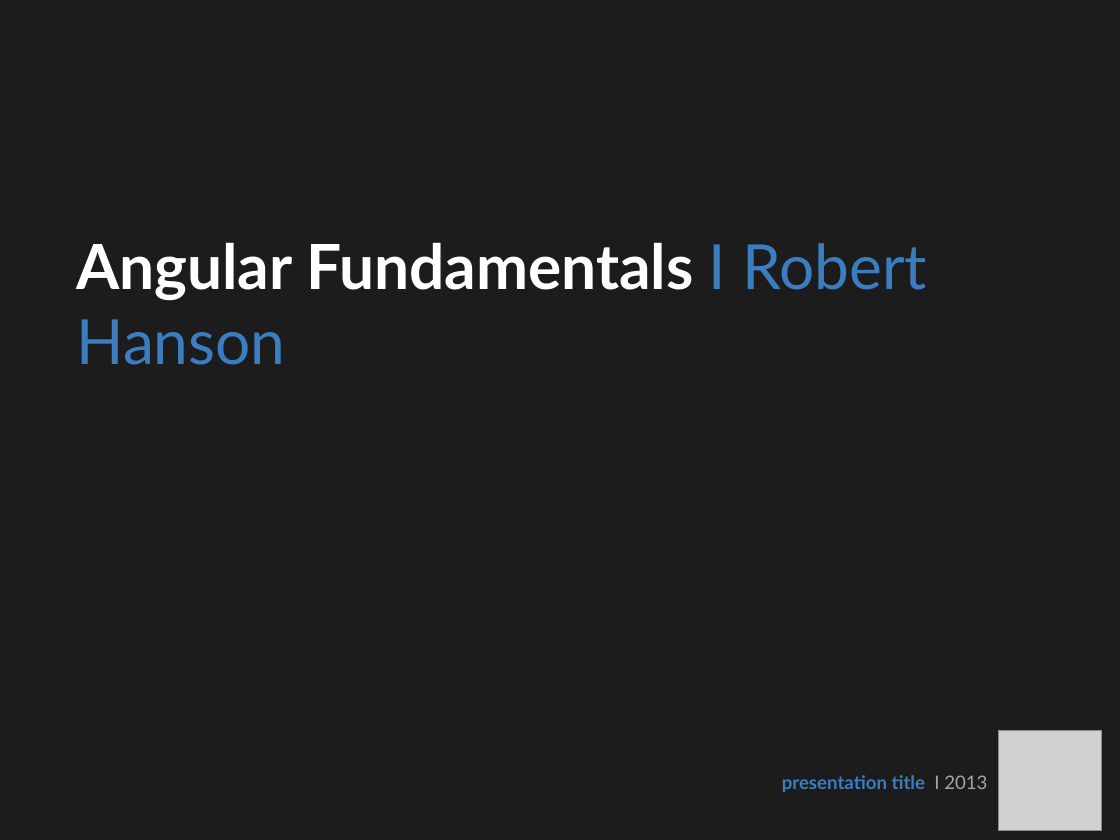
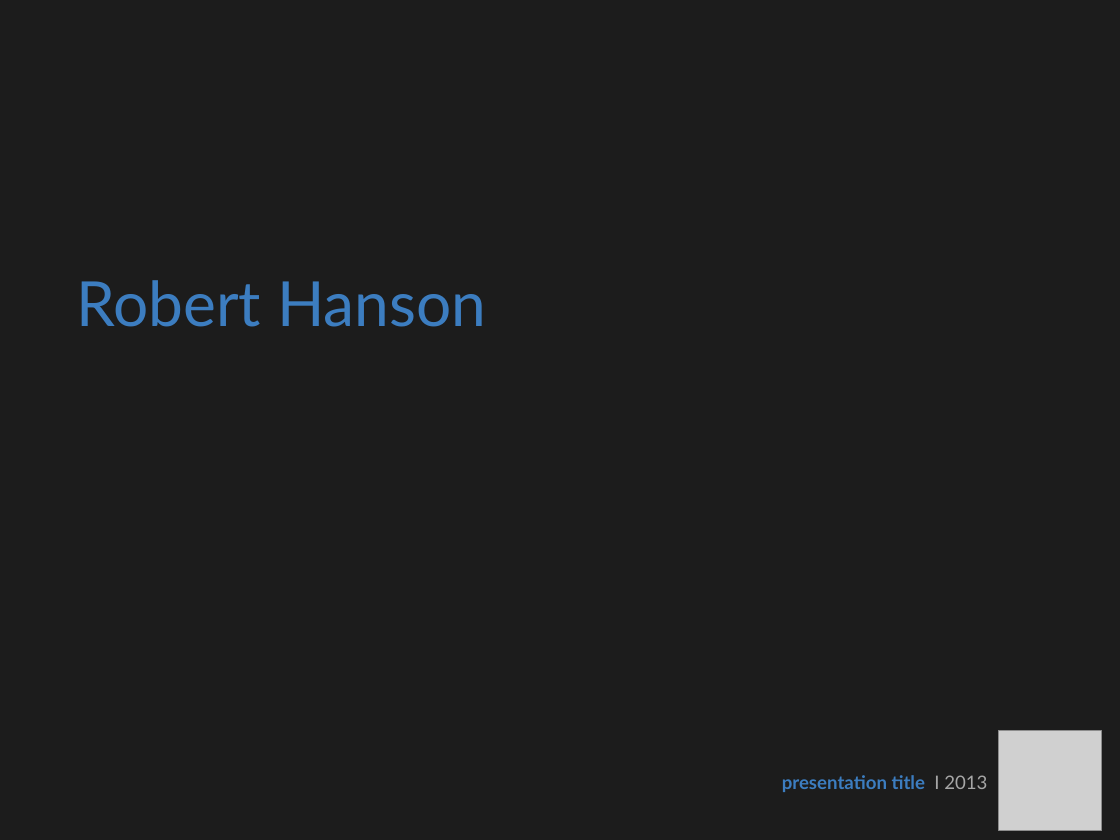
Before and after one commit to kimtuck/AngularDemo, a slide deck: slide 2 of Presentation/Angular Introduction.ppt. Drawn at 1120x840 pixels with LibreOffice and Linux fonts; fonts in the diff are those of the drawing; grey boxes stand for pictures. Boxes give left, top, right and bottom in pixels: in the first picture for what was removed or moved away, otherwise in the second. Text is boxed around its words. In the diff, an @@ line names an element or a change of style, - is before the commit and + after.

```diff
--- a/Presentation/Angular Introduction.ppt
+++ b/Presentation/Angular Introduction.ppt
@@ title at [77, 280, 486, 327]: text changed; text colour #FFFFFF to #3C7DC0; bold off @@
-Angular Fundamentals I Robert Hanson
+Robert Hanson
```
Also in this commit, not shown: 3 other slides changed.
